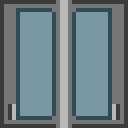
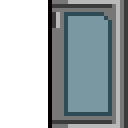
Layer changes from the first 128 x 128 image to the second:
added layer "door sw" above "door se" over [48, 0, 124, 128]
hid "inboard" over [0, 0, 124, 128]
hid "Pasted Layer #1" over [24, 0, 100, 128]
hid "L door copy" over [0, 0, 80, 128]
